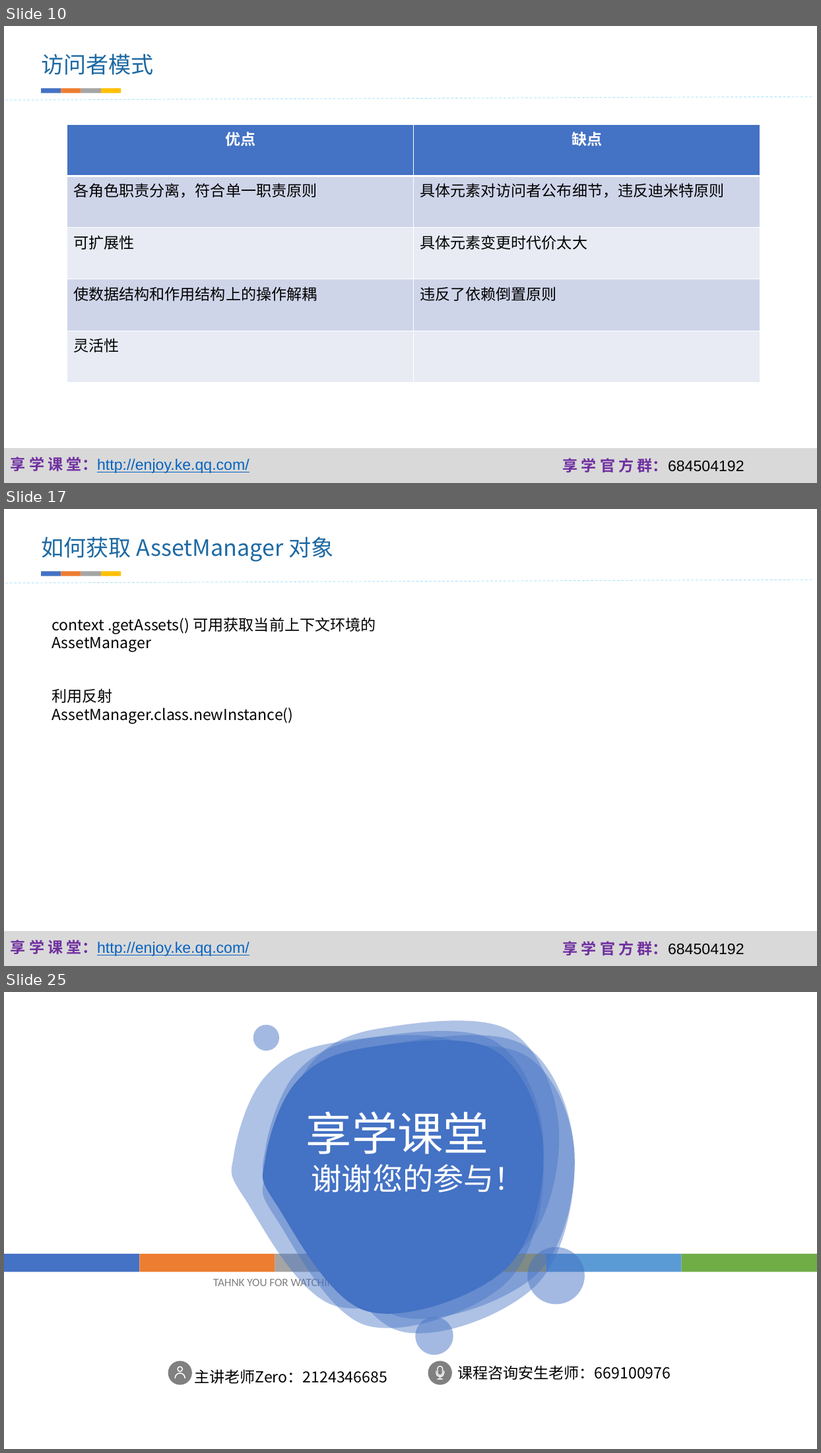
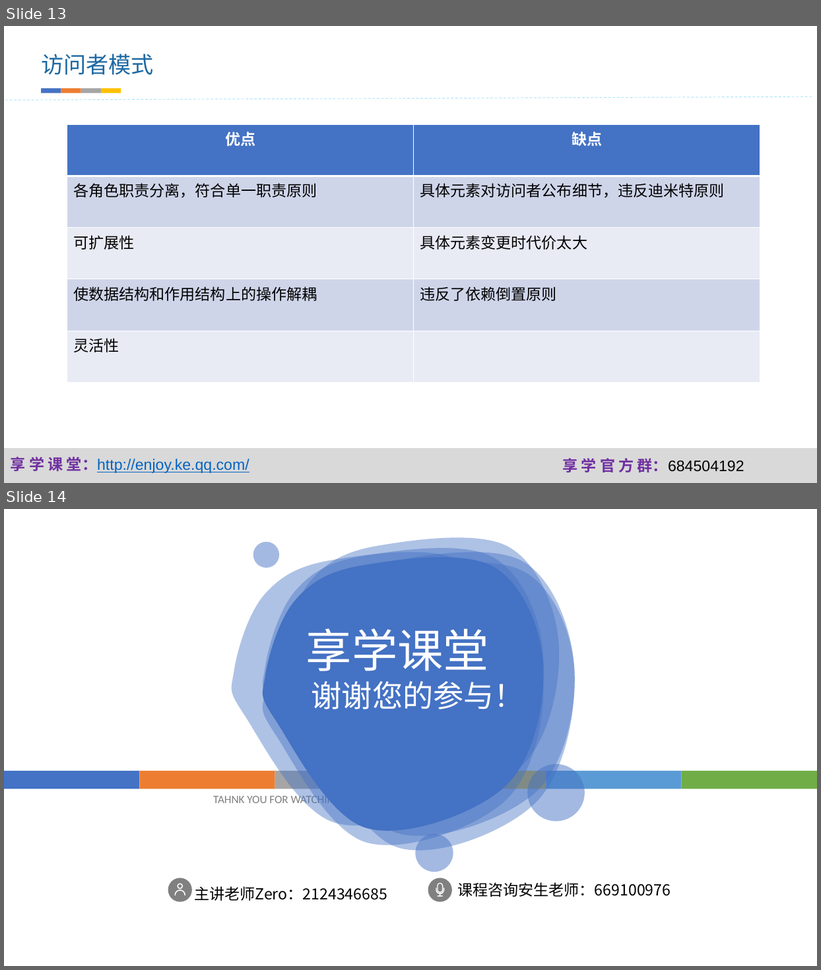
Before and after one commit to fanzhangvip/xiangxue, a slide deck: pre/javapoet.pptx. Shown one above the other, each under a label of ours: slides 10, 17 and 25 before the commit, slides 13 and 14 after it; the slides between them are not shown. The pictures are 821x1453 and 821x970 pixels, drawn with LibreOffice and Linux fonts; fonts in the diff are those of the drawing; background and template pictures are left out. Boxes give left, top, right and bottom in pixels: in the first picture for what was removed or moved away, otherwise in the second. Text is boxed around its words. In the diff, an @@ line names an element or a change of style, - is before the commit and + after.

```diff
--- a/pre/javapoet.pptx
+++ b/pre/javapoet.pptx
@@ slide 17 removed at bbox=[4, 509, 817, 966], background #FFFFFF; not listed: 3 template elements that a slide beside it also shows @@
@@ text removed at bbox=[41, 537, 333, 562] @@
-如何获取 AssetManager 对象
@@ line removed from (4, 584) to (814, 580) @@
@@ group removed at bbox=[41, 571, 121, 576]: 4 rectangles @@
@@ text removed at bbox=[52, 617, 376, 652] @@
-context .getAssets() 可用获取当前上下文环境的 AssetManager
@@ text removed at bbox=[52, 689, 293, 723] @@
-利用反射 AssetManager.class.newInstance()
@@ what was slide 10 is now slide 13 @@
@@ what was slide 25 is now slide 14 @@
```
Also in this commit, not shown: 3 slides added, 13 other slides removed, 23 other files.
